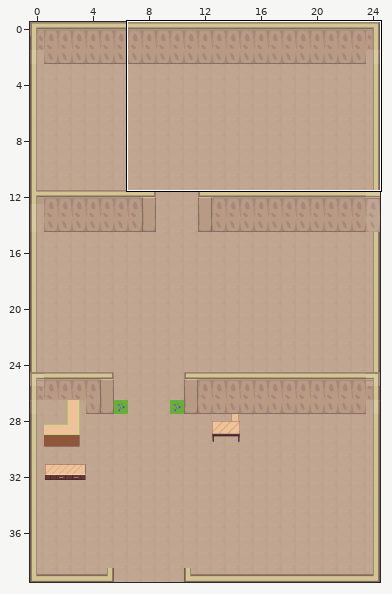
Level history. Tiled map (JSON): assets/tilemaps/UgcStore.json. Above, an overview of the earlier version with the close-up marked.
Close-up. Before the edit:
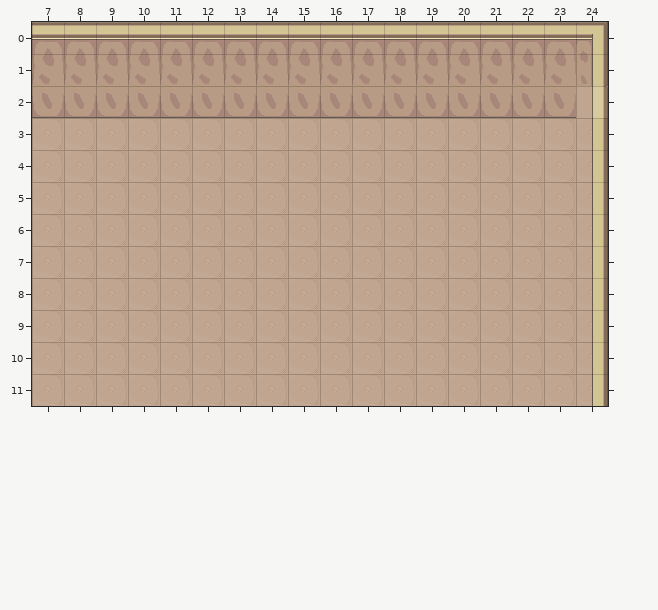
Cells are 32x32 px. Shown: x 7..24, y 0..11. The commit also changed other parts of the map, which this record leaves out. Tiles whose own drawing changed are shown in their newer look in all pictures.
The same view after the edit:
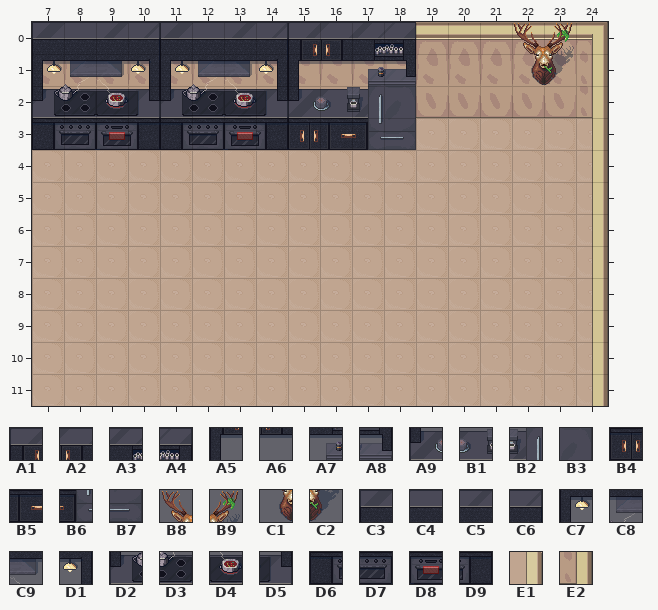
Key: from "UGCs": A1 416, A2 417, A3 418, A4 419, A5 449, A6 450, A7 451, A8 452, A9 482, B1 483, B2 484, B3 485, B4 515, B5 516, B6 517, B7 518, B8 1092, B9 1093, C1 1125, C2 1126, C3 1228, C4 1229, C5 1230, C6 1231, C7 1261, C8 1262, C9 1263, D1 1264, D2 1294, D3 1295, D4 1296, D5 1297, D6 1327, D7 1328, D8 1329, D9 1330; from "blode": E1 252, E2 254.
__ is an empty cell.
Tiles of an added or newly shown layer are drawn over the layers below it.
Edits made:
Layer "World":
y 2: x 24 E1 -> E2
Layer "World2" (added):
y 0: x 7..18 __ __ __ __ __ __ __ __ __ __ __ __ -> C3 C4 C5 C6 C3 C4 C5 C6 A1 A2 A3 A4; x 22..23 __ __ -> B8 B9
y 1: x 7..18 __ __ __ __ __ __ __ __ __ __ __ __ -> C7 C8 C9 D1 C7 C8 C9 D1 A5 A6 A7 A8; x 22..23 __ __ -> C1 C2
y 2: x 7..18 __ __ __ __ __ __ __ __ __ __ __ __ -> D2 D3 D4 D5 D2 D3 D4 D5 A9 B1 B2 B3
y 3: x 7..18 __ __ __ __ __ __ __ __ __ __ __ __ -> D6 D7 D8 D9 D6 D7 D8 D9 B4 B5 B6 B7
Pixel boxes of the changes (left, top, right, bottom) in both close-ups:
added: (32, 22, 416, 150)
changed: (514, 23, 608, 118)
